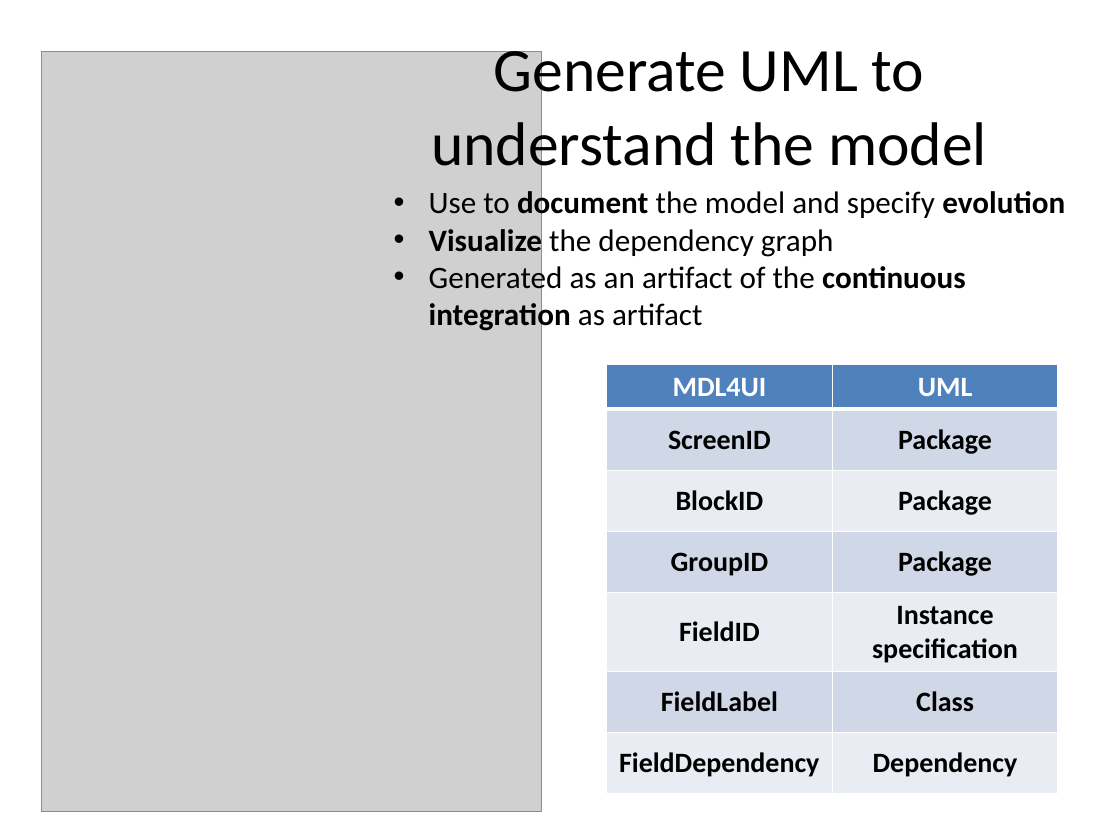
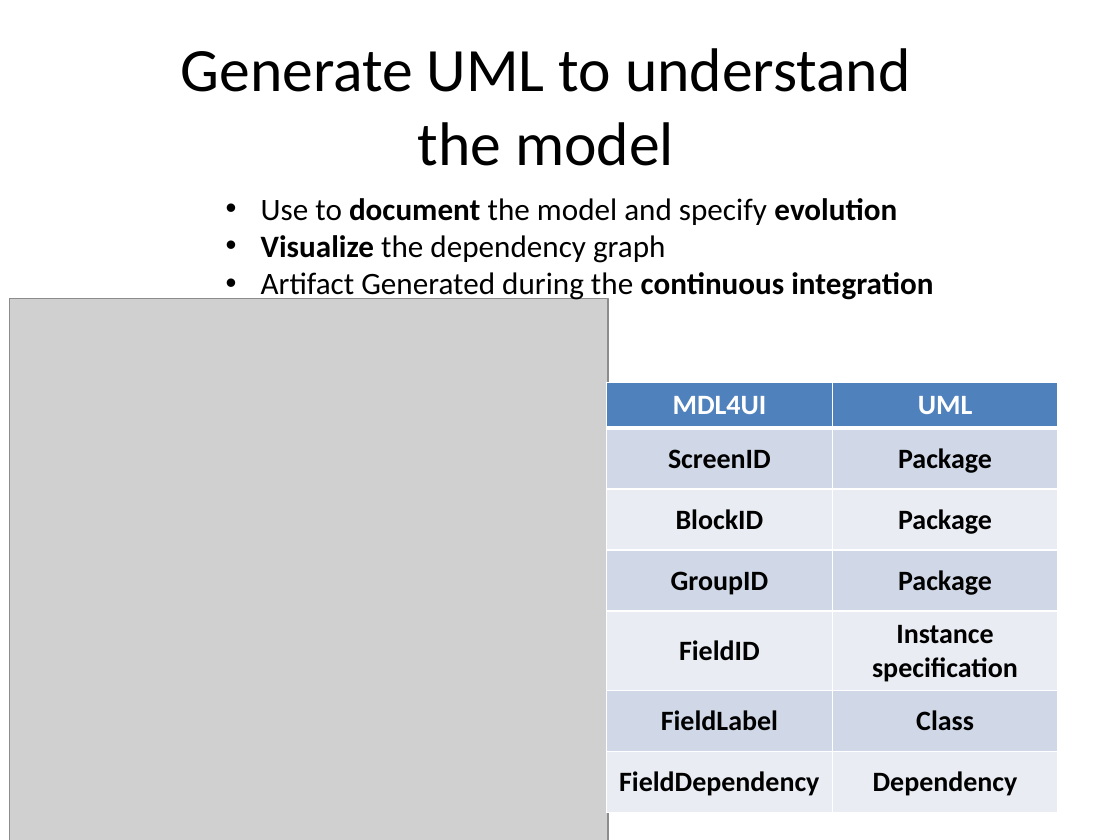
Before and after one commit to lesfurets/mdl4ui, a slide deck: slide 50 of mdl4ui-docs/mdl4ui_cg2013.pptx. Drawn at 1120x840 pixels with LibreOffice and Linux fonts; fonts in the diff are those of the drawing; grey boxes stand for pictures; background and template pictures are left out. Boxes give left, top, right and bottom in pixels: in the first picture for what was removed or moved away, otherwise in the second. Text is boxed around its words. In the diff, an @@ line names an element or a change of style, - is before the commit and + after.

Commit message:
slides update

```diff
--- a/mdl4ui-docs/mdl4ui_cg2013.pptx
+++ b/mdl4ui-docs/mdl4ui_cg2013.pptx
@@ title "Generate UML to understand the ..." rewrapped from (x1=431, y1=51, x2=987, y2=180) to (x1=181, y1=48, x2=911, y2=166) @@
@@ text "Use to document the model ..." moved from (x1=429, y1=187, x2=1065, y2=333) to (x1=261, y1=198, x2=933, y2=302) @@
@@ picture resized from (x1=41, y1=52, x2=542, y2=812) to (x1=9, y1=299, x2=608, y2=840) @@
@@ text at (x1=261, y1=272, x2=933, y2=302): text changed @@
-• Generated as an artifact of the continuous integration as artifact
+• Artifact Generated during the continuous integration
@@ table moved from (x1=607, y1=364, x2=1057, y2=792) to (x1=607, y1=383, x2=1057, y2=811) @@
```
Also in this commit, not shown: 7 other slides changed.
